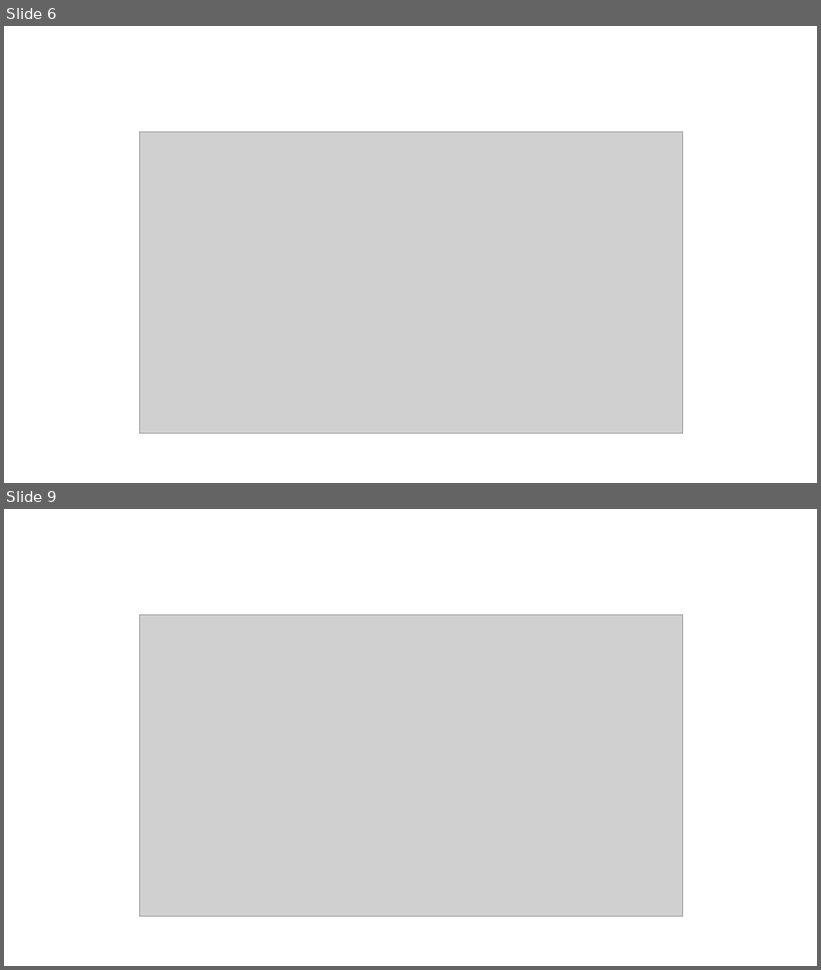
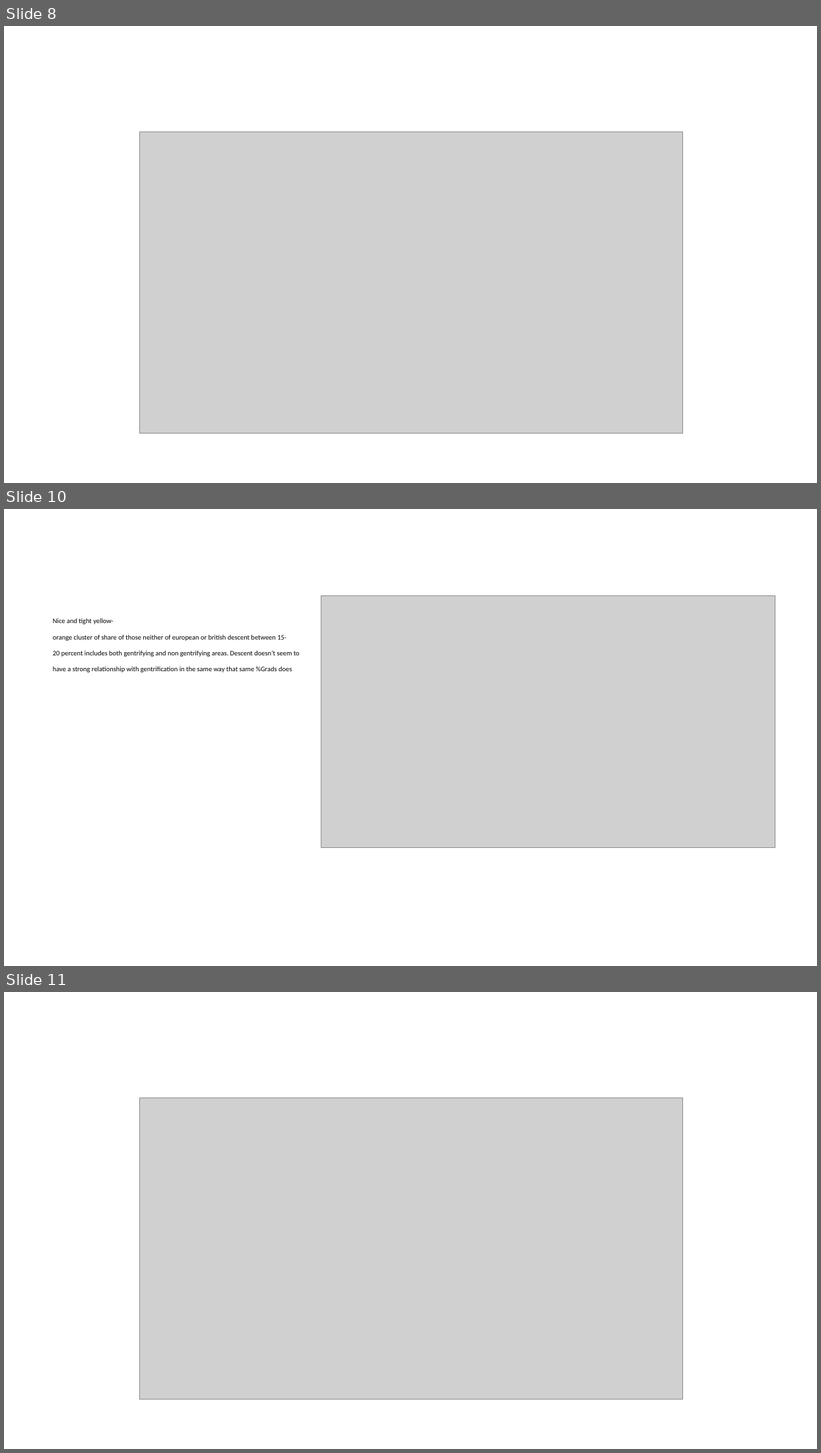
Before and after one commit to Sviatkd/DatafestivalWork, a slide deck: presentation.pptx. Shown one above the other, each under a label of ours: slides 6 and 9 before the commit, slides 8, 10 and 11 after it; the slides between them are not shown. The pictures are 821x970 and 821x1453 pixels, drawn with LibreOffice and Linux fonts; fonts in the diff are those of the drawing; grey boxes stand for pictures. Boxes give left, top, right and bottom in pixels: in the first picture for what was removed or moved away, otherwise in the second. Text is boxed around its words. In the diff, an @@ line names an element or a change of style, - is before the commit and + after.

```diff
--- a/presentation.pptx
+++ b/presentation.pptx
@@ slide 10 added at (x1=4, y1=509, x2=817, y2=966), background #FFFFFF @@
@@ picture added at (x1=321, y1=596, x2=775, y2=848) @@
@@ text added at (x1=53, y1=618, x2=300, y2=673), 10.5 pt, text #000000 @@
+Nice and tight yellow-orange cluster of share of those neither of european or british descent between 15-20 percent includes both gentrifying and non gentrifying areas. Descent doesn’t seem to have a strong relationship with gentrification in the same way that same %Grads does
@@ what was slide 6 is now slide 8 @@
@@ what was slide 9 is now slide 11 @@
```
Also in this commit, not shown: 4 slides changed, 4 other slides added, 3 slides removed, 1 other file.
